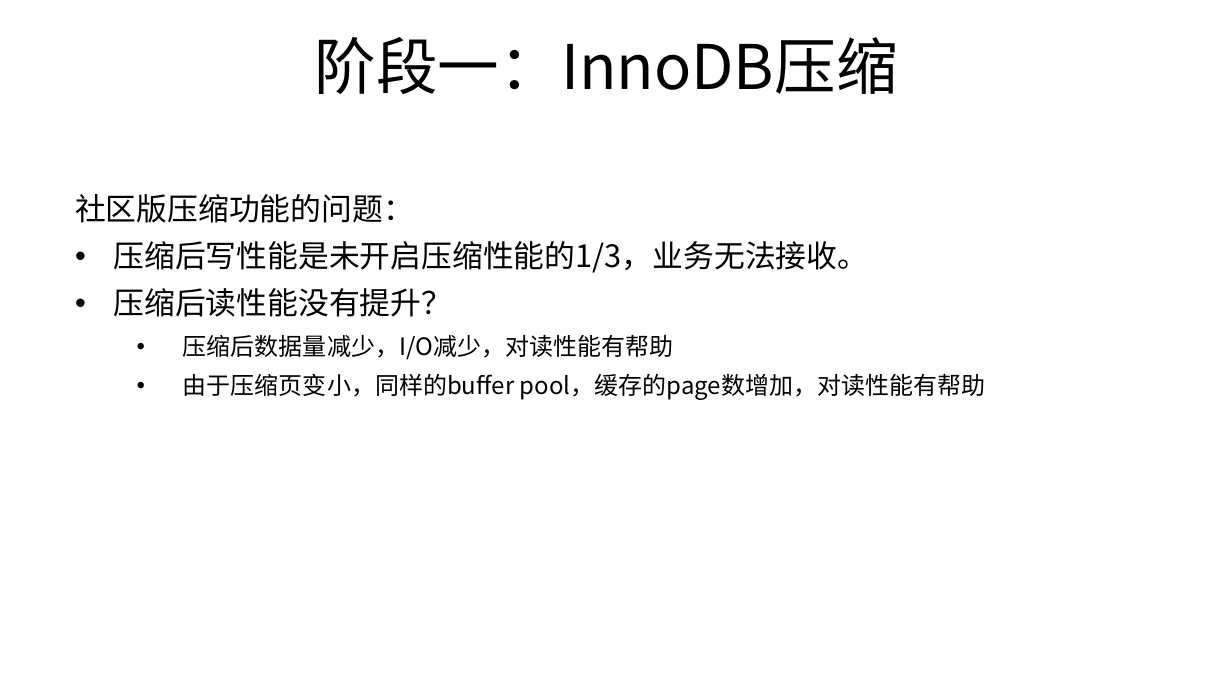
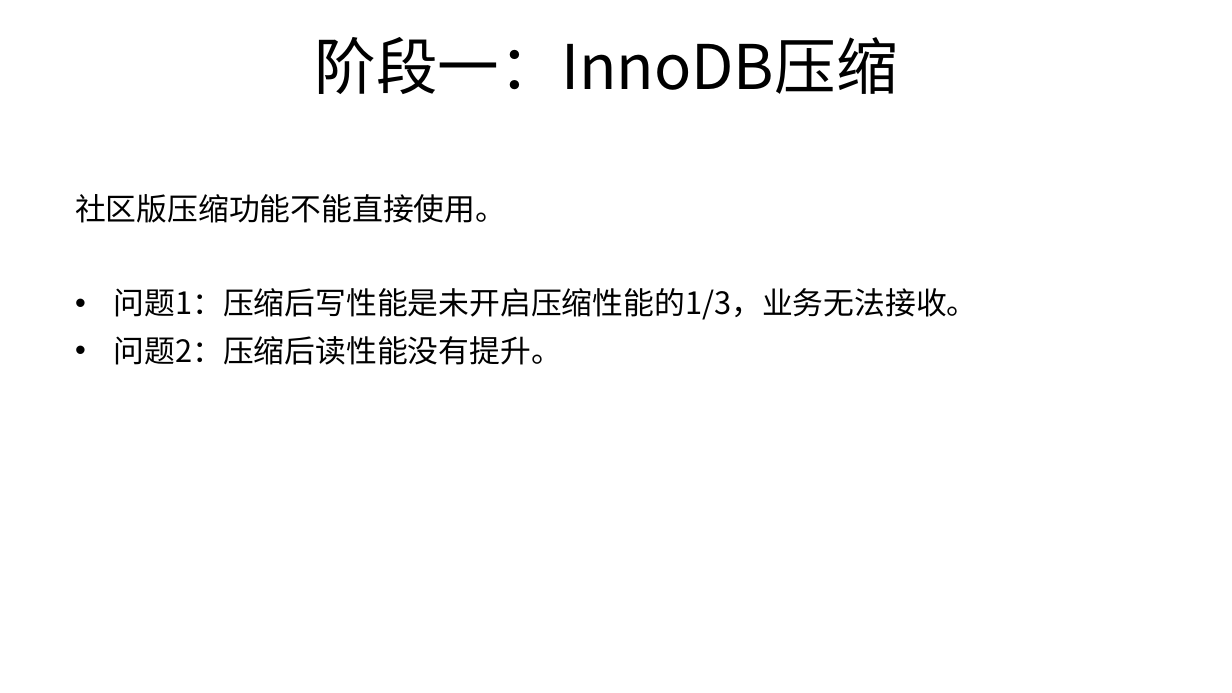
Before and after one commit to wisehead/techblog, a slide deck: slide 7 of database/MySQL/DTCC2019/DTCC2019_Database_Compress_for_BaiduNetDisk_V0.11.pptx. Drawn at 1232x693 pixels with LibreOffice and Linux fonts; fonts in the diff are those of the drawing; background and template pictures are left out. Boxes give left, top, right and bottom in pixels: in the first picture for what was removed or moved away, otherwise in the second. Text is boxed around its words. In the diff, an @@ line names an element or a change of style, - is before the commit and + after.

```diff
--- a/database/MySQL/DTCC2019/DTCC2019_Database_Compress_for_BaiduNetDisk_V0.11.pptx
+++ b/database/MySQL/DTCC2019/DTCC2019_Database_Compress_for_BaiduNetDisk_V0.11.pptx
@@ text at [75,194,978,365]: text changed; size 14 to 18 pt @@
-社区版压缩功能的问题：
-• 压缩后写性能是未开启压缩性能的1/3，业务无法接收。
-• 压缩后读性能没有提升？
-  • 压缩后数据量减少，I/O减少，对读性能有帮助
-  • 由于压缩页变小，同样的buffer pool，缓存的page数增加，对读性能有帮助
+社区版压缩功能不能直接使用。
+• 问题1：压缩后写性能是未开启压缩性能的1/3，业务无法接收。
+• 问题2：压缩后读性能没有提升。
```
Also in this commit, not shown: 7 other slides changed, 1 slide removed, 1 other file.
